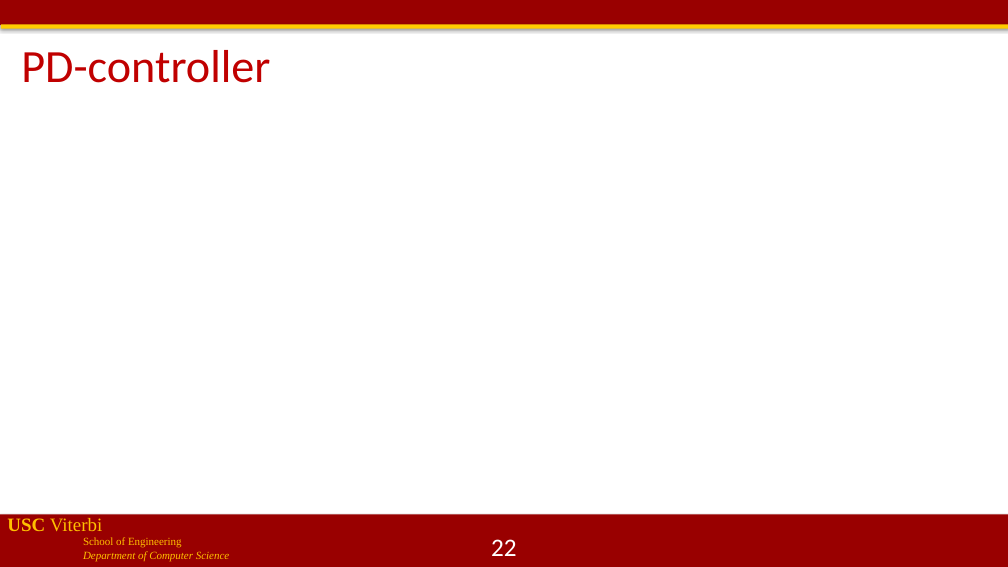
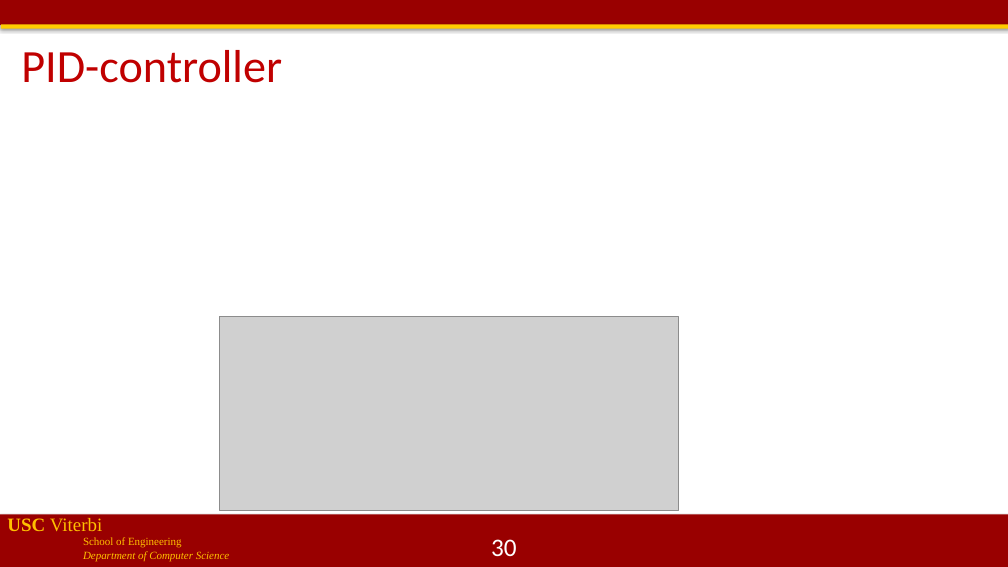
Before and after one commit to jdeshmukh/jdeshmukh.github.io, a slide deck: slide 30 of teaching/cs513slides/lecture5-Control.pptx (slide 22 before the commit). Drawn at 1008x567 pixels with LibreOffice and Linux fonts; fonts in the diff are those of the drawing; grey boxes stand for pictures; background and template pictures are left out. Boxes give left, top, right and bottom in pixels: in the first picture for what was removed or moved away, otherwise in the second. Text is boxed around its words. In the diff, an @@ line names an element or a change of style, - is before the commit and + after.

```diff
--- a/teaching/cs513slides/lecture5-Control.pptx
+++ b/teaching/cs513slides/lecture5-Control.pptx
@@ title at (x1=21, y1=50, x2=282, y2=83): text changed @@
-PD-controller
+PID-controller
@@ picture added at (x1=219, y1=316, x2=678, y2=510) @@
@@ page number at (x1=491, y1=539, x2=517, y2=556): text changed @@
-22
+30
```
Also in this commit, not shown: 18 other slides changed, 11 slides added, 1 slide removed, 1 other file.
